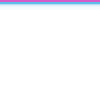
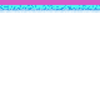
The second 100 × 100 image is a revision of the first. Changes to its layers:
painted on "Base Tile" over [0, 2, 100, 13]
